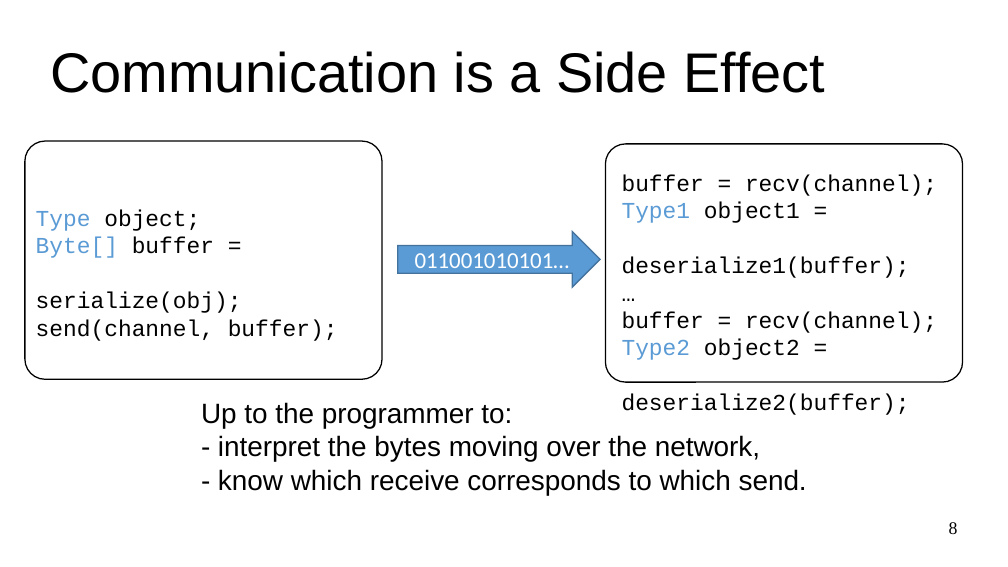
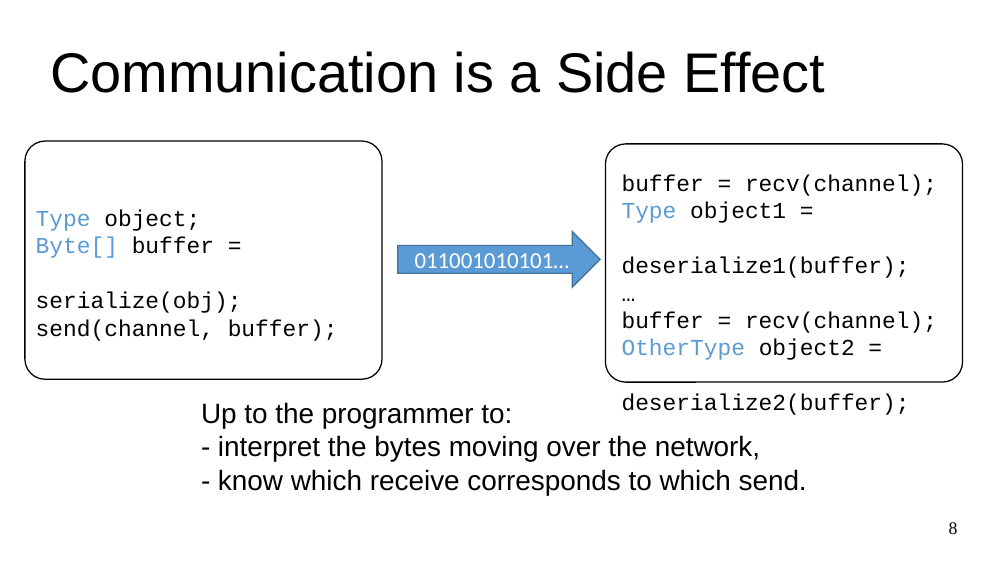
Before and after one commit to dzufferey/presentations, a slide deck: slide 8 of 2020_09_04_FRIDA/presentation.odp. Drawn at 1008x567 pixels with LibreOffice and Linux fonts; fonts in the diff are those of the drawing. Boxes give left, top, right and bottom in pixels: in the first picture for what was removed or moved away, otherwise in the second. Text is boxed around its words. In the diff, an @@ line names an element or a change of style, - is before the commit and + after.

```diff
--- a/2020_09_04_FRIDA/presentation.odp
+++ b/2020_09_04_FRIDA/presentation.odp
@@ text at (622,202,786,223): text changed @@
-Type1 object1 =
+Type object1 =
@@ text at (622,339,855,360): text changed; text colour #000000 to #5B9BD5 @@
-Type2 object2 =
+OtherType object2 =
```
Also in this commit, not shown: 21 other slides changed, 1 slide added, 1 slide removed, 2 other files.
